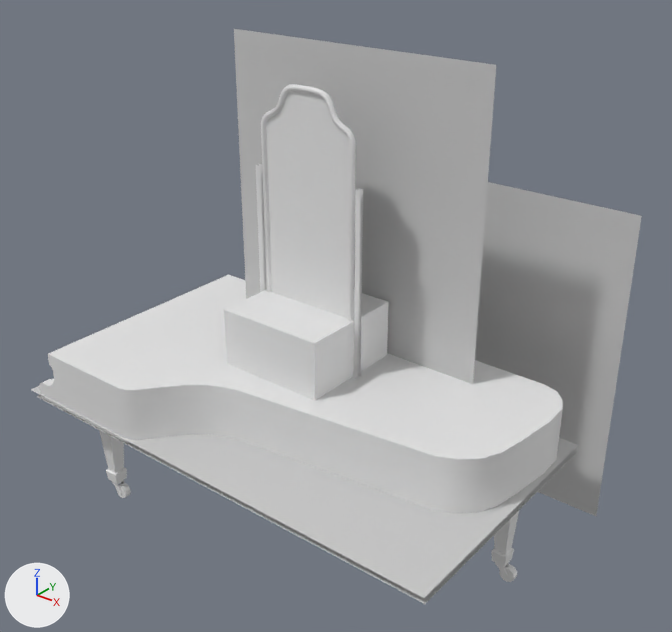
Before and after pictures for a commit that changed the FBX model Content/Geometry/Obstacles/SM_Mirror.FBX.
Camera for both pictures: a 50 mm camera at (3.3, -3.86, 3.08) aimed at (0.12, 0.11, 0.62). Lighting does not change. The marker at lower left points along +X, +Y and +Z. Where no turn or scale is listed for an object, it has been applied to the vertices.
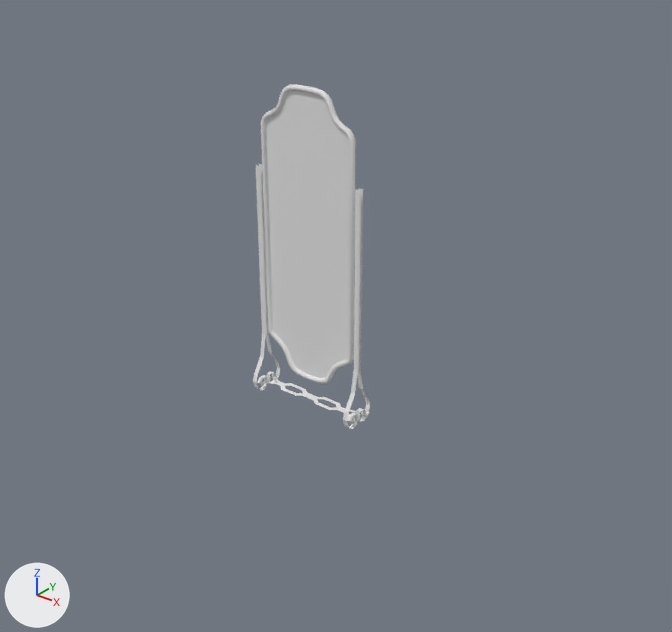
Commit message: Reupload of mirror

Boxes (x1, y1, x2, y2) around the edits, measured in the pictures (672 x 632 px):
'Plane003', deleted
    before: (39, 275, 563, 582)
'Plane005', deleted
    before: (234, 29, 496, 384)
'Plane002', deleted
    before: (475, 182, 642, 516)
'Plane004', deleted
    before: (31, 386, 578, 598)
'Box001', deleted
    before: (224, 289, 389, 400)
'Plane001', deleted
    before: (36, 395, 577, 604)

Diff of the bpy script that builds the scene:
```diff
--- a/Content/Geometry/Obstacles/SM_Mirror.FBX.py
+++ b/Content/Geometry/Obstacles/SM_Mirror.FBX.py
@@ ob_plane004 @@
-ob_plane004 = bpy.data.objects.new('Plane004', me_mesh_005)
-ob_plane004.location = (1.492, 0.131, -0.01)
@@ ob_plane002 @@
-ob_plane002 = bpy.data.objects.new('Plane002', me_mesh_003)
-ob_plane002.location = (-0.011, 1.074, 0.295)
@@ ob_plane005 @@
-ob_plane005 = bpy.data.objects.new('Plane005', me_mesh_007)
-ob_plane005.location = (0.037, 0.356, 1.034)
@@ ob_plane003 @@
-ob_plane003 = bpy.data.objects.new('Plane003', me_mesh_004)
-ob_plane003.location = (0.081, -0.191, 0.078)
@@ ob_box001 @@
-ob_box001 = bpy.data.objects.new('Box001', me_mesh_006)
-ob_box001.location = (-0.003, -0.016, 0.0)
@@ ob_plane001 @@
-ob_plane001 = bpy.data.objects.new('Plane001', me_mesh_002)
-ob_plane001.location = (-0.005, -0.164, -0.055)
```
